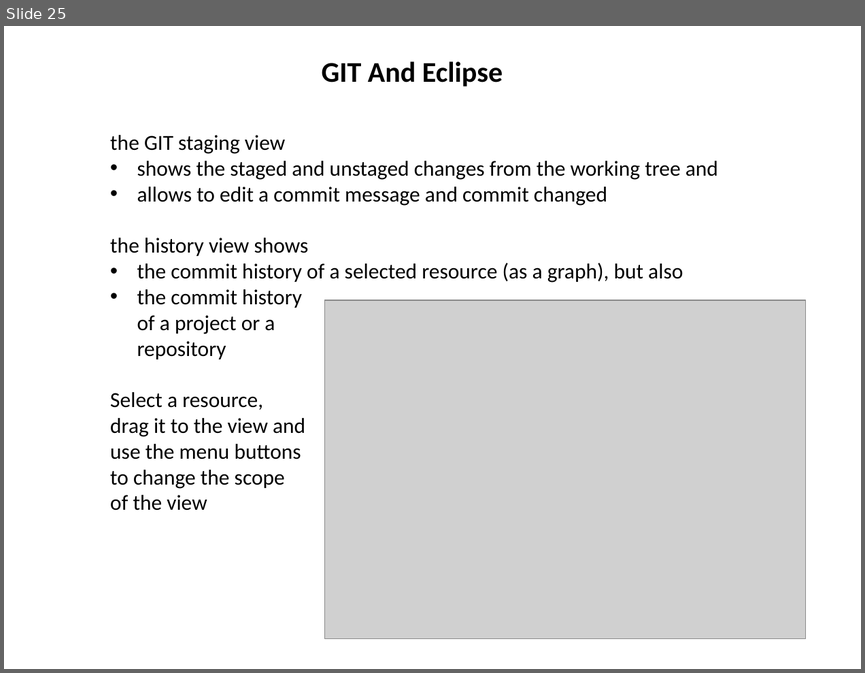
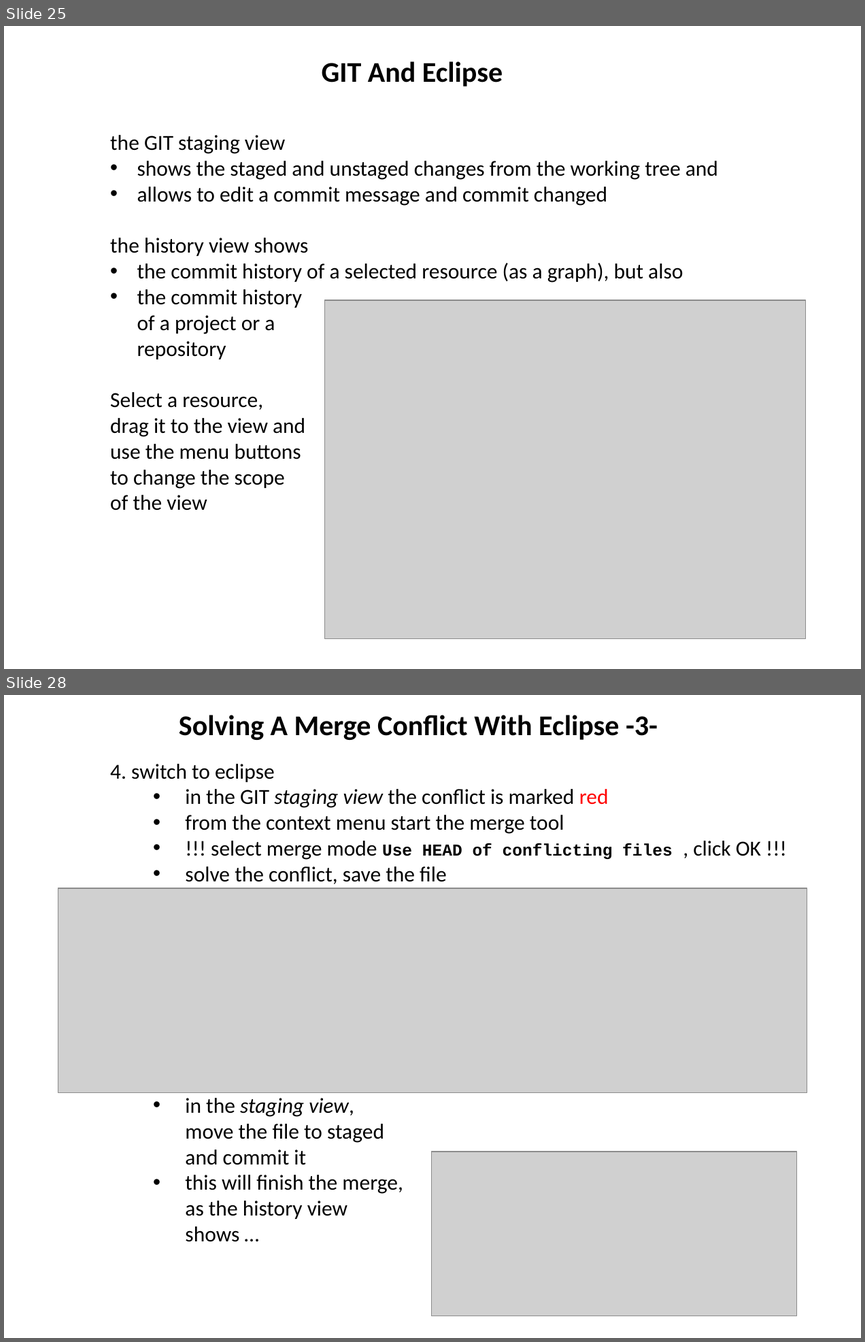
Before and after one commit to hanbei/git_tutorial, a slide deck: architektur.pptx. Shown one above the other, each under a label of ours: slide 25 before the commit, slides 25 and 28 after it; the slides between them are not shown. The pictures are 865x673 and 865x1342 pixels, drawn with LibreOffice and Linux fonts; fonts in the diff are those of the drawing; grey boxes stand for pictures. Boxes give left, top, right and bottom in pixels: in the first picture for what was removed or moved away, otherwise in the second. Text is boxed around its words. In the diff, an @@ line names an element or a change of style, - is before the commit and + after.

```diff
--- a/architektur.pptx
+++ b/architektur.pptx
@@ slide 28 added at (4,695,861,1338), background #FFFFFF @@
@@ title added at (179,715,657,740), 24 pt, text #000000, bold @@
+Solving A Merge Conflict With Eclipse -3-
@@ text added at (110,764,761,1242), 18 pt, text #000000 @@
+4. switch to eclipse
+  • in the GIT staging view the conflict is marked red
+  • from the context menu start the merge tool
+  • !!! select merge mode Use HEAD of conflicting files , click OK !!!
+  • solve the conflict, save the file
+  • in the staging view,
+    move the file to staged
+    and commit it
+  • this will finish the merge,
+    as the history view
+    shows …
@@ picture added at (58,888,807,1093) @@
@@ picture added at (432,1151,797,1315) @@
```
Also in this commit, not shown: 1 slide changed, 1 other slide added, 1 other file.
